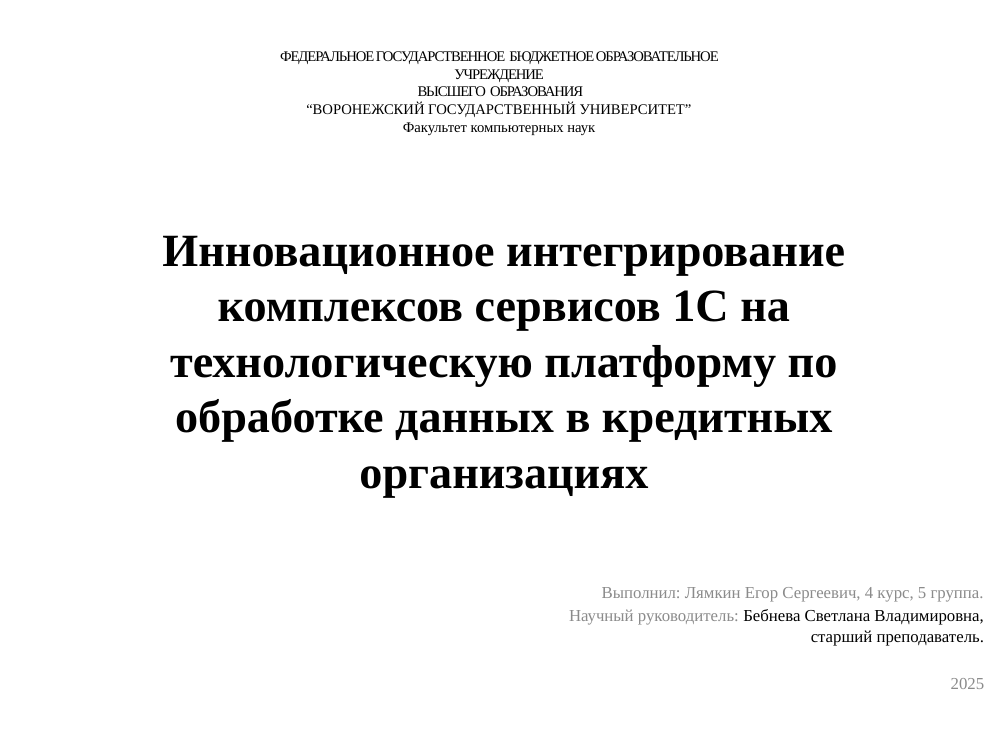
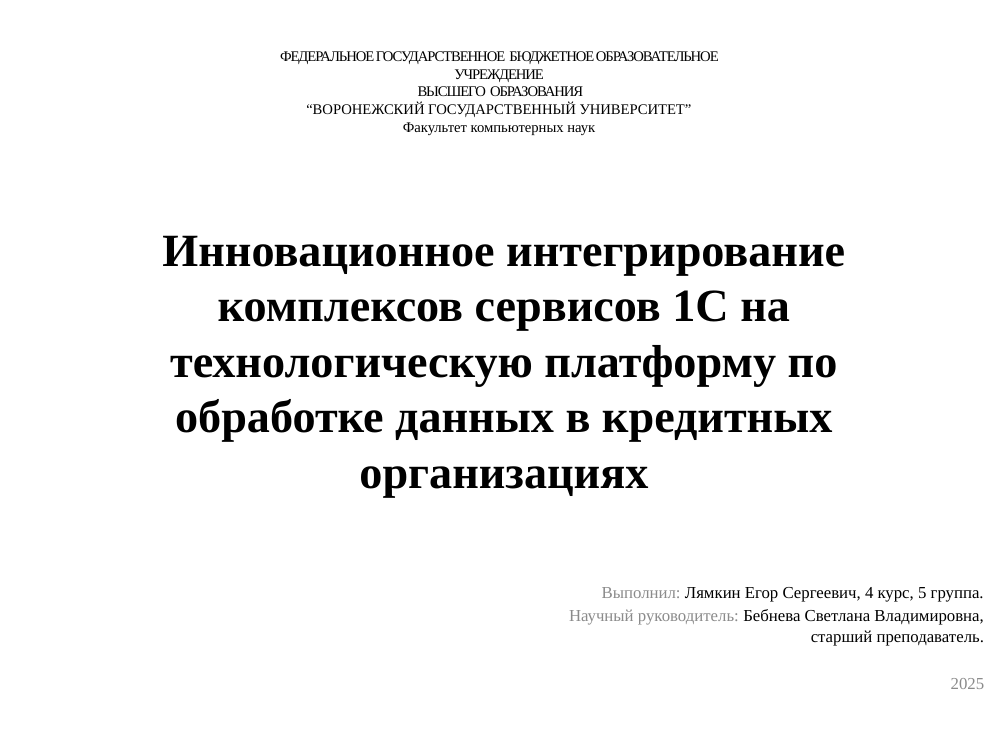
Before and after one commit to 4Bul04kka/diploma, a slide deck: slide 1 of дипломная работа/Лямкин презентация.pptx. Drawn at 1008x756 pixels with LibreOffice and Linux fonts; fonts in the diff are those of the drawing. Boxes give left, top, right and bottom in pixels: in the first picture for what was removed or moved away, otherwise in the second. Text is boxed around its words. In the diff, an @@ line names an element or a change of style, - is before the commit and + after.

```diff
--- a/дипломная работа/Лямкин презентация.pptx
+++ b/дипломная работа/Лямкин презентация.pptx
@@ subtitle at (x1=602, y1=587, x2=984, y2=602): text colour #8C8C8C to #000000 in "Лямкин Егор Сергеевич, 4 курс, 5 группа." @@
```
Also in this commit, not shown: 8 slides added, 7 slides removed, 19 other files.
